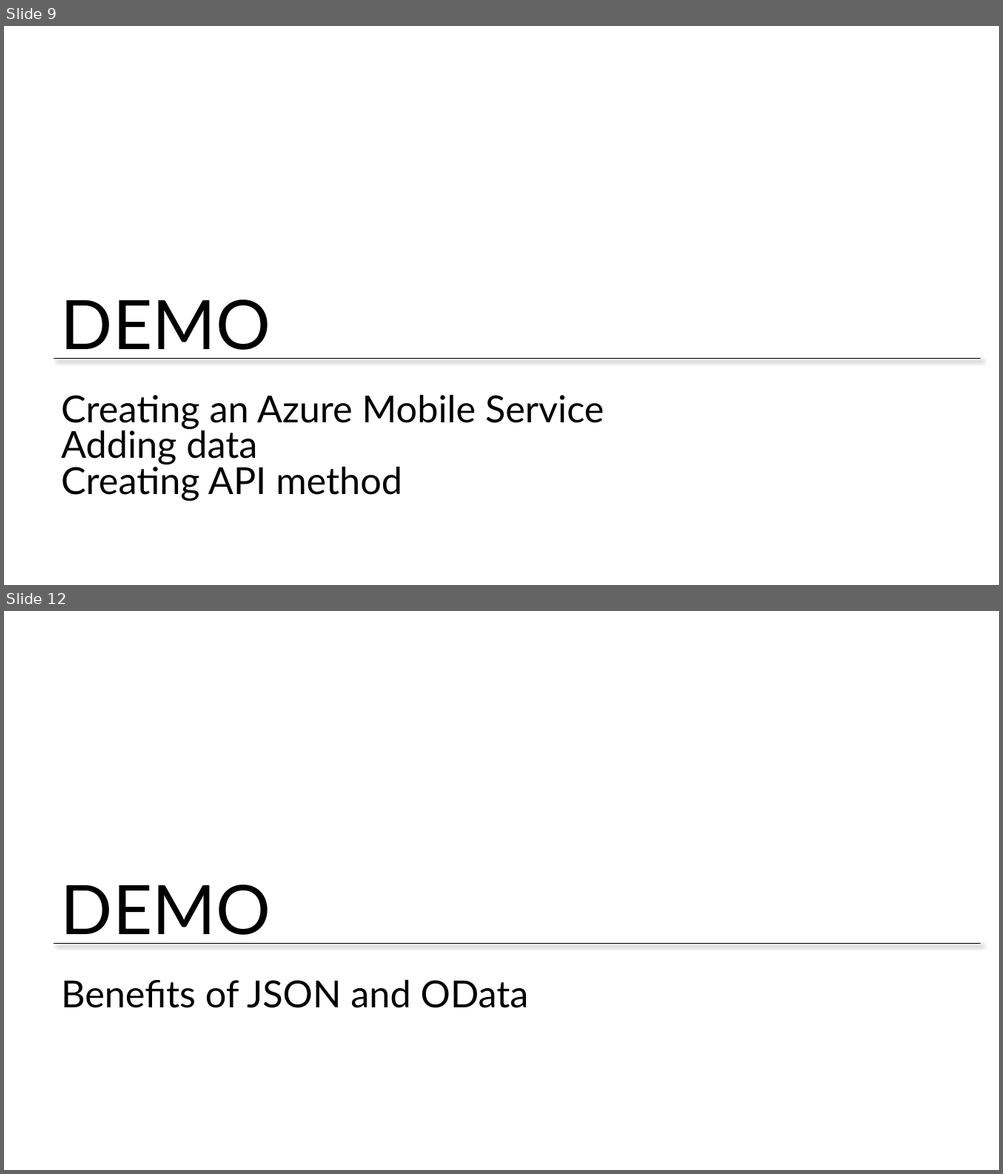
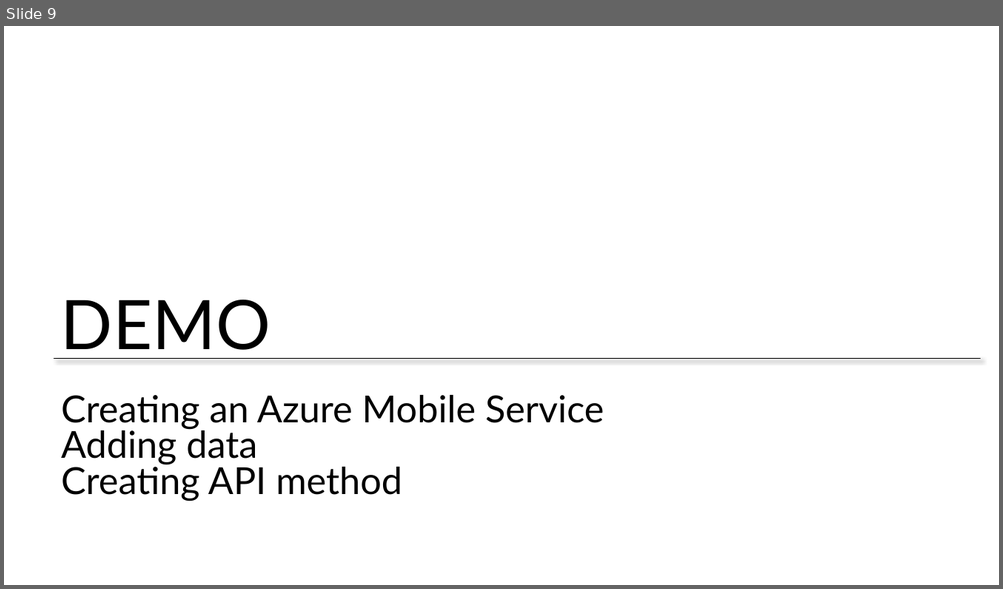
Before and after one commit to CharaD7/FrayedKnot, a slide deck: Slides/M4 Server.pptx. Shown one above the other, each under a label of ours: slides 9 and 12 before the commit, slide 9 after it; the slides between them are not shown. The pictures are 1003x1174 and 1003x589 pixels, drawn with LibreOffice and Linux fonts; fonts in the diff are those of the drawing; background and template pictures are left out. Boxes give left, top, right and bottom in pixels: in the first picture for what was removed or moved away, otherwise in the second. Text is boxed around its words. In the diff, an @@ line names an element or a change of style, - is before the commit and + after.

```diff
--- a/Slides/M4 Server.pptx
+++ b/Slides/M4 Server.pptx
@@ slide 12 removed at <box>4,611,999,1170</box>, background #FFFFFF; not listed: 2 template elements that a slide beside it also shows @@
@@ title removed at <box>61,980,529,1008</box> @@
-Benefits of JSON and OData
```
Also in this commit, not shown: 2 slides changed, 3 other slides removed, 11 other files.
